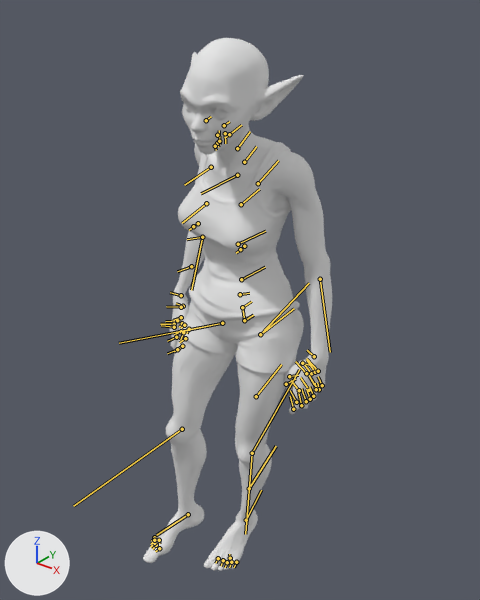
The glTF model public/models/Goblin_Female_Idle.glb, before and after one commit.
Rendered twice from a camera (50 mm lens) standing at (58.6, -75.0, 103.9) and looking at (-1.6, 0.3, 57.2). The axes (+X, +Y, +Z) are drawn at lower left. The lights are the same throughout. The picture after the commit comes second. Both versions are drawn at frame 32 of the action 'badass-idle-626441'; the numbers are the values there. The bones that change, and the others that lie on the model, are drawn over the model as lines.
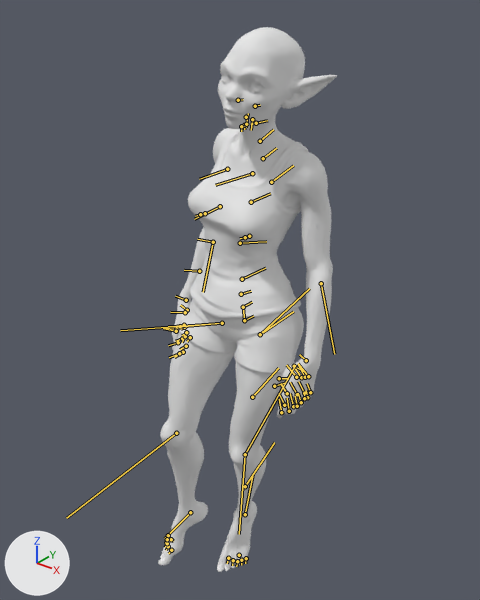
Pixel boxes [x1, y1, x2, y2] of what changed, in the pictures (480 x 600 px):
'default', posed: before [143, 38, 332, 571]; after [158, 27, 337, 572]
bone 'pelvis', root to tip: before (244, 320) to (253, 315); after (244, 320) to (253, 316)
bone 'spine_02', root to tip: before (240, 294) to (249, 293); after (241, 294) to (251, 291)
bone 'spine_03', root to tip: before (241, 279) to (265, 267); after (242, 279) to (265, 268)
bone 'spine_04', root to tip: before (238, 244) to (265, 231); after (240, 243) to (266, 241)
bone 'clavicle_l', root to tip: before (258, 183) to (278, 160); after (271, 182) to (293, 165)
bone 'middle_01_l', root to tip: before (309, 390) to (300, 377); after (297, 394) to (290, 382)
bone 'index_01_l', root to tip: before (299, 390) to (291, 380); after (287, 393) to (280, 383)
bone 'clavicle_r', root to tip: before (237, 175) to (201, 193); after (252, 173) to (215, 185)
bone 'middle_01_r', root to tip: before (174, 324) to (160, 324); after (176, 329) to (163, 328)
bone 'index_01_r', root to tip: before (174, 327) to (161, 325); after (176, 331) to (163, 328)
bone 'thigh_l', root to tip: before (260, 334) to (309, 283); after (260, 334) to (309, 288)
bone 'calf_l', root to tip: before (252, 453) to (299, 369); after (245, 454) to (295, 365)
bone 'foot_l', root to tip: before (246, 520) to (261, 490); after (245, 514) to (253, 474)
bone 'thigh_r', root to tip: before (222, 323) to (119, 343); after (222, 323) to (120, 330)
bone 'calf_r', root to tip: before (182, 429) to (73, 506); after (176, 433) to (66, 518)
bone 'foot_r', root to tip: before (188, 514) to (156, 535); after (190, 512) to (164, 538)

The edits, one by one:
Bone 'pelvis' (bone_pelvis) turns from (0, -3, 1) to (0, -3, 4) degrees about its own x, y and z.
Bone 'spine_02' (bone_spine_02) turns from (-2, -1, 21) to (-2, -1, 13) degrees about its own x, y and z.
Bone 'spine_03' (bone_spine_03) turns from (0, 0, -21) to (0, 0, -14) degrees about its own x, y and z.
Bone 'spine_04' (bone_spine_04) turns from (-1, 12, -24) to (-1, 12, -10) degrees about its own x, y and z.
Bone 'clavicle_l' (bone_clavicle_l) turns from (-8, -4, 14) to (0, -4, 15) degrees about its own x, y and z.
Bone 'middle_01_l' (bone_middle_01_l) turns from (5, 0, -7) to (5, -5, -7) degrees about its own x, y and z.
Bone 'index_01_l' (bone_index_01_l) turns from (9, -3, -13) to (10, -10, -12) degrees about its own x, y and z.
Bone 'clavicle_r' (bone_clavicle_r) turns from (-10, 1, 10) to (-2, 2, 12) degrees about its own x, y and z.
Bone 'middle_01_r' (bone_middle_01_r) turns from (5, 0, -7) to (5, -5, -9) degrees about its own x, y and z.
Bone 'index_01_r' (bone_index_01_r) turns from (10, -2, -11) to (10, -10, -12) degrees about its own x, y and z.
Bone 'thigh_l' (bone_thigh_l) turns from (14, 10, -6) to (13, 11, -7) degrees about its own x, y and z.
Bone 'calf_l' (bone_calf_l) turns from (-7, 2, 5) to (-6, -1, -2) degrees about its own x, y and z.
Bone 'foot_l' (bone_foot_l) turns from (-9, -4, 38) to (1, -9, 7) degrees about its own x, y and z.
Bone 'thigh_r' (bone_thigh_r) turns from (2, -12, 5) to (2, -11, 6) degrees about its own x, y and z.
Bone 'calf_r' (bone_calf_r) turns from (-6, 2, -1) to (-5, -1, -10) degrees about its own x, y and z.
Bone 'foot_r' (bone_foot_r) turns from (7, 6, 28) to (11, 7, 0) degrees about its own x, y and z.
